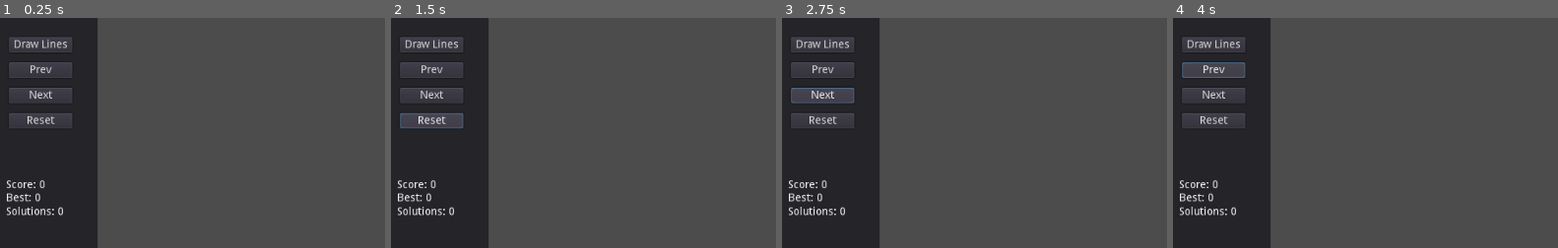
Above: before the commit, frames 1-4 (left to right).
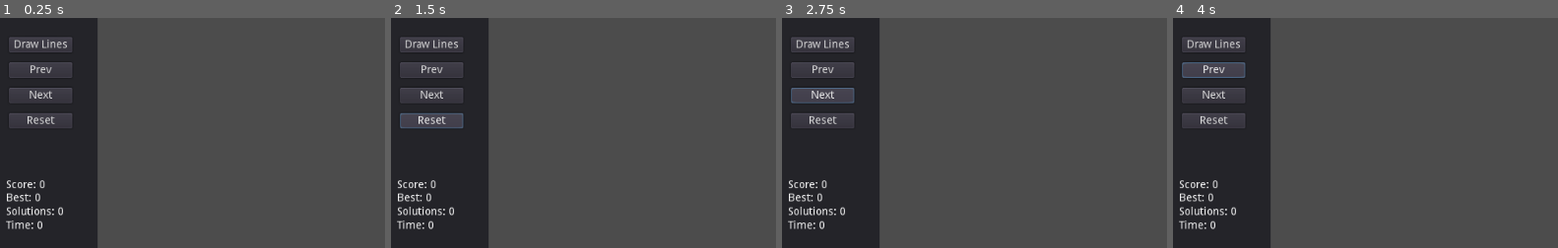
Above: after the commit, the same moments.

Repository: majormunky/TravellingSalesman
Game: Godot game, scene res://World.tscn
Same seed, same stepped clock (60 frames per second), same inputs: the game is played once before the commit and once after it.
Inputs:
- Up to frame 1 (0.25 s): no input
- Up to frame 2 (1.5 s): click "Draw Lines" at 0.5 s; click "Reset" at 1.25 s
- Up to frame 3 (2.75 s): click "Next" at 2 s
- Up to frame 4 (4 s): click "Next" at 2.75 s; click "Prev" at 3.5 s
The pictures show only the part of the screen within x 0-50%, y 0-50%; the shares and areas given below are measured in that part.

The runs differ from the first frame. In frame 1, 0.2% of the frame differs, in the area x 1-11%, y 88-92%; in frame 2, 0.2%; in frame 3, 0.2%; in frame 4, 0.2%.
Error before the commit: Invalid get index '0' (on base: 'Array'). (res://World.gd:127)
Error after the commit: Invalid get index '0' (on base: 'Array'). (res://World.gd:133)

Commit message:
Setup a timer to show how long it takes to perform the search.  Set a max points variable to easily change how many points we can place.

Diff:
--- a/World.gd
+++ b/World.gd
@@ -1,5 +1,6 @@
 extends Node2D
 
+const MAX_POINTS = 10
 var points = []
 var solutions = []
 var best_solution = null
@@ -15,6 +16,7 @@
 onready var solutions_label = $Panel/VBoxContainer/SolutionsLabel
 onready var panel = $Panel
 onready var point_container = $PointContainer
+onready var time_label = $Panel/VBoxContainer/TimeLabel
 
 func _ready():
 	pass # Replace with function body.
@@ -71,14 +73,12 @@
 	line_container.add_child(new_line)
 
 
-
-
 func _input(event):
 	if event is InputEventMouseButton and event.is_pressed():
 		if event.position.x < 150:
 			return
 
-		if len(points) >= 9:
+		if len(points) >= MAX_POINTS:
 			return
 
 		points.append(event.position)
@@ -91,10 +91,16 @@
 	if len(points) <= 2:
 		return
 
+	var start = OS.get_system_time_msecs()
+
 	generate_solutions(points, len(points) - 1)
 	draw_solution(best_solution)
 	update_score_label(best_score)
 	solutions_label.text = "Solutions: " + str(len(debug_solutions))
+
+	var end = OS.get_system_time_msecs()
+	var diff = end - start
+	time_label.text = "Time: " + str(diff / 1000.0)
 
 
 func update_score_label(score):
@@ -146,3 +152,4 @@
 
 	update_score_label(0)
 	solutions_label.text = "Solutions: 0"
+	time_label.text = "Time: 0"
--- a/World.tscn
+++ b/World.tscn
@@ -80,6 +80,12 @@
 margin_bottom = 49.0
 text = "Solutions: 0"
 
+[node name="TimeLabel" type="Label" parent="Panel/VBoxContainer"]
+margin_top = 53.0
+margin_right = 75.0
+margin_bottom = 67.0
+text = "Time: 0"
+
 [node name="LineContainer" type="Node2D" parent="."]
 
 [node name="PointContainer" type="Node2D" parent="."]
